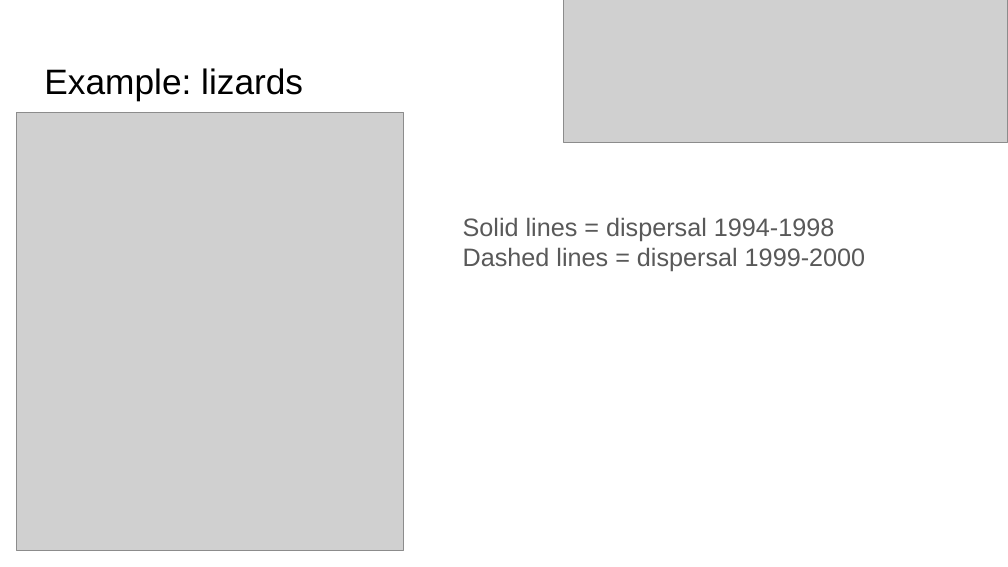
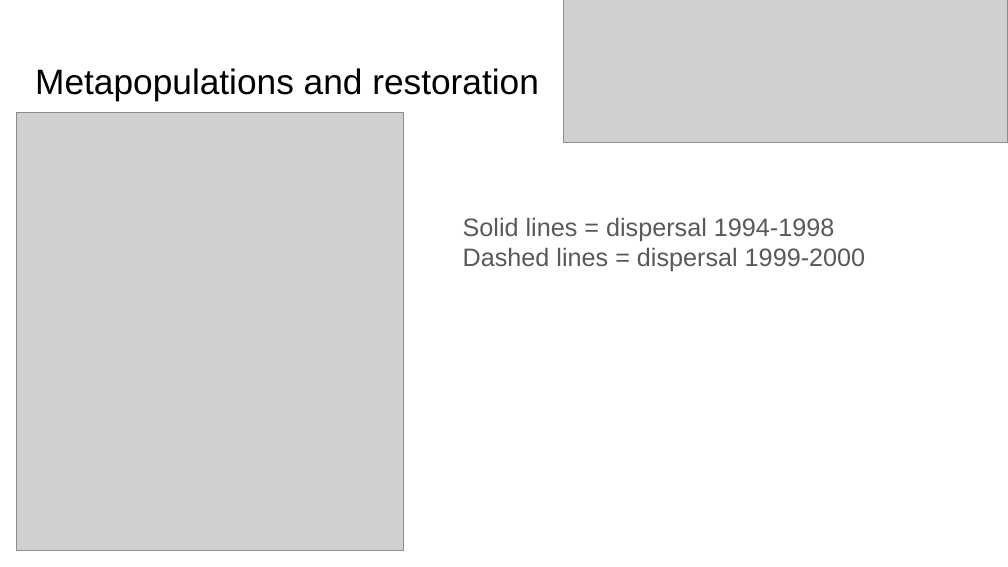
Before and after one commit to bmaitner/Community_ecology_course, a slide deck: slide 36 of lectures/Lecture_23_Patchy_Environments_I.pptx (slide 37 before the commit). Drawn at 1008x567 pixels with LibreOffice and Linux fonts; fonts in the diff are those of the drawing; grey boxes stand for pictures. Boxes give left, top, right and bottom in pixels: in the first picture for what was removed or moved away, otherwise in the second. Text is boxed around its words. In the diff, an @@ line names an element or a change of style, - is before the commit and + after.

```diff
--- a/lectures/Lecture_23_Patchy_Environments_I.pptx
+++ b/lectures/Lecture_23_Patchy_Environments_I.pptx
@@ title at (35,68,539,100): text changed @@
-Example: lizards
+Metapopulations and restoration
```
Also in this commit, not shown: 6 other slides changed, 1 slide added, 2 slides removed, 6 other files.
